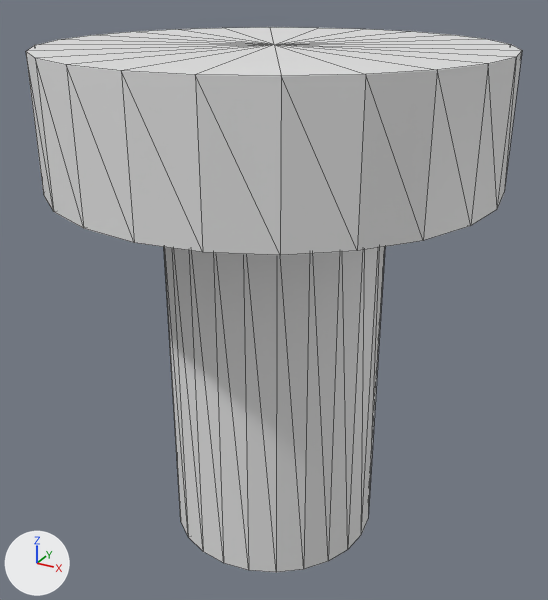
What one commit did to the OBJ model assets/parts/metal_015.obj.
Rendered twice from a 50 mm lens placed at (0.00567, -0.0103, 0.0094), pointed at (-0.00001, 0.00002, 0.00424). Lighting does not change. The marker at lower left points along +X, +Y and +Z. The picture after the commit comes second. Mesh edges are drawn as thin lines. Where no turn or scale is listed for an object, it has been applied to the vertices.

Objects in the first picture: 'metal_015'.
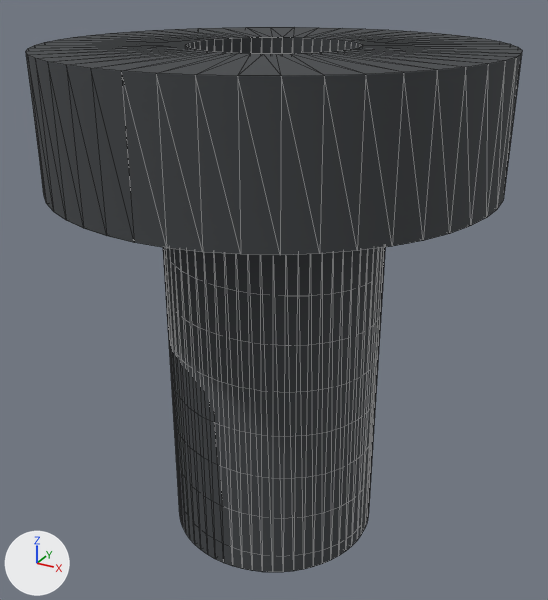
Diff of the bpy script that builds the scene:
```diff
--- a/assets/parts/metal_015.obj.py
+++ b/assets/parts/metal_015.obj.py
@@ mat_plastic @@
+mat_plastic = principled_material('plastic')
+mat_plastic.base_color = (0.055, 0.06, 0.065)  # dark grey #424548
+mat_plastic.roughness = 1.0
@@ me_metal_015 @@
 # used by ob_metal_015; location = (0.0, 0.0, 0.0)
-me_metal_015.from_pydata(...)  # 99 vertices, 192 faces; spans x -0.0035..0.0035, y -0.0035..0.0035, z 0.0..0.00835
+me_metal_015.from_pydata(...)  # 949 vertices, 1408 faces; spans x -0.0035..0.0035, y -0.0035..0.0035, z 0.0..0.00835
+# me_metal_015 part 1: 32 vertices moved from x -0.00174..0.00174, y -0.00174..0.00174, z 0.0..0.00635 to x -0.00179..0.00179, y -0.00179..0.00179, z 0.0..0.00635; 1 vertex removed from x 0.0, y 0.0, z 0.00835; 337 vertices added at x -0.00347..0.00347, y -0.00347..0.00347, z 0.0..0.00835
+# me_metal_015 part 2: 64 faces spanning x -0.0018..0.0018, y -0.0018..0.0018, z 0.0..0.00635 switch from no material to mat_plastic (dark grey #424548)
+# other edits to the shape of me_metal_015 do not show in these pictures
```

Location of each change, [x1, y1, x2, y2] in pixels of the pictures (548 x 600 px):
part 1 of me_metal_015, built on: [26, 27, 522, 572] in both
part 2 of me_metal_015, recoloured (white to dark grey): [164, 248, 382, 570] in both
